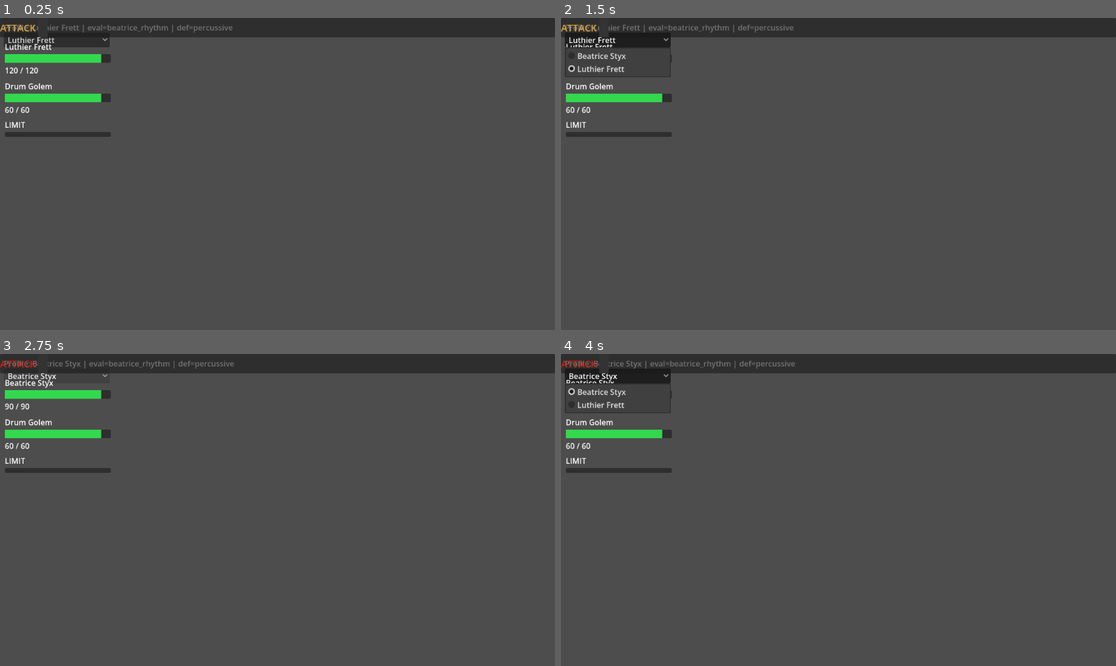
Above: before the commit, frames 1-4 (two rows, left to right).
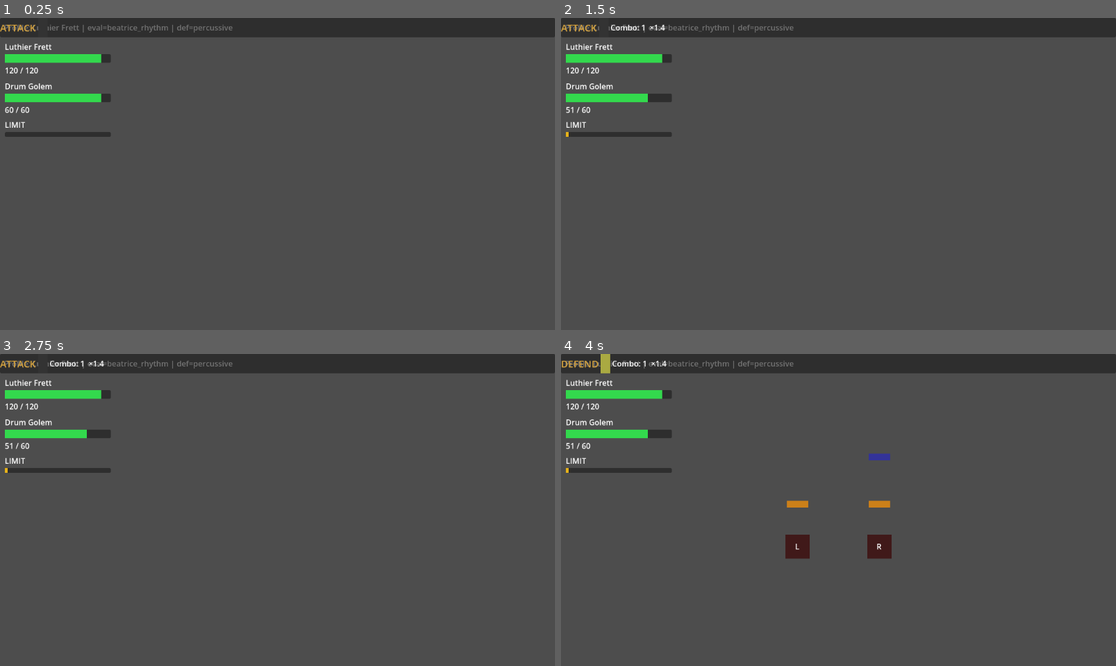
Above: after the commit, the same moments.

Repository: Parz1val1/rhythm-game-prototype
Game: Godot game, scene res://test_scene.tscn
Two runs of this game, one before a commit and one after it. Both use one fixed random seed, a clock stepped at 60 frames per second and the inputs below. Sound files missing from this copy of the repository are replaced by a short silence.
Inputs (mouse positions are in pixels of both pictures, inside the frame that each line leads up to):
- Up to frame 1 (0.25 s): no input
- Up to frame 2 (1.5 s): click (616, 39) at 0.5 s, where only the run before the commit has a clickable "Luthier Frett"; tap Enter at 1.25 s; hold J (drum_right) from 1.28 s (still down); hold Space (limit_break) from 1.28 s (still down)
- Up to frame 3 (2.75 s): release J (drum_right) at 2.03 s; release Space (limit_break) at 2.03 s; hold Down (rhythm_down) from 2.03 s (still down); tap Space (limit_break) at 2.1 s
- Up to frame 4 (4 s): release Down (rhythm_down) at 2.75 s; click (616, 375) at 2.75 s, where only the run before the commit has a clickable "Beatrice Styx"; tap Enter at 3.5 s; hold J (drum_right) from 3.53 s (still down); hold Space (limit_break) from 3.53 s (still down)

The runs differ from the first frame. In frame 1, 0.5% of the frame differs, in the area x 0-20%, y 6-10%; in frame 2, 1.5%; in frame 3, 0.8%; in frame 4, 2.9%, in the area x 0-60%, y 0-66%.
Error after the commit: Parse Error: Cannot infer the type of "hero_path" variable because the value doesn't have a set type. (res://combat/replay_ui.gd:135)

Commit message:
fix: move character selector into ReplayUI overlay, hidden during gameplay
Previously the character OptionButton was a plain Node2D child of test_scene,
visible at all times during a fight. Now it lives inside the ReplayUI panel
(inserted into the VBox above the encounter dropdown: Outcome > Character >
Encounter > Play Again), appearing only when show_outcome() is called.

ReplayUI now owns both dropdowns and scans res://characters/ for CharacterData
resources in _populate_characters(), mirroring _populate_encounters().
replay_requested signal extended to carry hero_path: String alongside the
EncounterDefinition. set_active_character(path) pre-selects on scene load.

test_scene.gd: removed _char_select / _char_paths / _setup_character_selector /
_on_character_selected; _on_replay_requested now receives hero_path directly
from the signal and stores it in pending_hero_path for the reload.

Co-Authored-By: Claude Sonnet 4.6 <noreply@anthropic.com>

Diff:
--- a/combat/replay_ui.gd
+++ b/combat/replay_ui.gd
@@ -1,24 +1,32 @@
 # combat/replay_ui.gd
 # Post-combat overlay. Shows win/loss outcome, lets the player pick any
-# encounter from the encounters/ directory, and replays on button press.
+# character + encounter combination, and replays on button press.
+# The overlay is hidden during gameplay and only shown via show_outcome().
 extends CanvasLayer
 
 const EncounterDefinition = preload("res://encounters/encounter_definition.gd")
+const CharacterData       = preload("res://characters/character_data.gd")
 
 ## Emitted when the player presses Play Again.
-## Carry the selected EncounterDefinition back to test_scene.
-signal replay_requested(encounter_definition: EncounterDefinition)
+## hero_path: res:// path to the selected CharacterData .tres file.
+signal replay_requested(encounter_definition: EncounterDefinition, hero_path: String)
 
 @onready var _outcome_label:    Label        = $Root/Panel/VBox/OutcomeLabel
 @onready var _encounter_select: OptionButton = $Root/Panel/VBox/EncounterSelect
 @onready var _play_button:      Button       = $Root/Panel/VBox/PlayButton
 
-## Parallel array — index matches OptionButton item index.
-var _encounters: Array = []
+## Parallel arrays — indices match OptionButton item indices.
+var _encounters:      Array = []
+var _character_paths: Array = []
+
+# Dynamically created — inserted into VBox above the encounter dropdown.
+var _character_select: OptionButton = null
 
 func _ready() -> void:
 	_play_button.pressed.connect(_on_play_pressed)
-	_populate_dropdown()
+	_inject_character_dropdown()
+	_populate_characters()
+	_populate_encounters()
 
 # ---------------------------------------------------------------------------
 # Public API
@@ -31,8 +39,7 @@
 	_outcome_label.modulate = Color(0.45, 1.0, 0.55) if won else Color(1.0, 0.35, 0.35)
 	visible = true
 
-## Pre-select the dropdown item matching the currently active encounter.
-## Call from test_scene after setup so the dropdown starts on the right entry.
+## Pre-select the encounter dropdown item matching the currently active encounter.
 func set_active_encounter(enc: EncounterDefinition) -> void:
 	if enc == null:
 		return
@@ -41,11 +48,59 @@
 			_encounter_select.select(i)
 			return
 
+## Pre-select the character dropdown item matching the currently active hero path.
+func set_active_character(hero_path: String) -> void:
+	if hero_path == "":
+		return
+	for i in _character_paths.size():
+		if _character_paths[i] == hero_path:
+			_character_select.select(i)
+			return
+
 # ---------------------------------------------------------------------------
 # Internal
 # ---------------------------------------------------------------------------
 
-func _populate_dropdown() -> void:
+## Create the character OptionButton and insert it into the VBox above the
+## encounter dropdown so the panel reads: Outcome → Character → Encounter → Play.
+func _inject_character_dropdown() -> void:
+	var vbox := _encounter_select.get_parent()
+	_character_select = OptionButton.new()
+	# Insert before EncounterSelect (index 1 in the VBox, after OutcomeLabel).
+	vbox.add_child(_character_select)
+	vbox.move_child(_character_select, _encounter_select.get_index())
+
+func _populate_characters() -> void:
+	_character_select.clear()
+	_character_paths.clear()
+
+	var dir := DirAccess.open("res://characters/")
+	if dir == null:
+		push_warning("ReplayUI: could not open res://characters/")
+		return
+
+	var entries: Array = []
+	dir.list_dir_begin()
+	var fname := dir.get_next()
+	while fname != "":
+		if not dir.current_is_dir() and fname.ends_with(".tres"):
+			var path := "res://characters/" + fname
+			var res := load(path)
+			if res != null and res.get_script() != null \
+					and res.get("character_name") != null:
+				entries.append({"path": path, "name": res.character_name})
+		fname = dir.get_next()
+	dir.list_dir_end()
+
+	entries.sort_custom(func(a, b): return a["name"] < b["name"])
+	for entry in entries:
+		_character_select.add_item(entry["name"])
+		_character_paths.append(entry["path"])
+
+	if _character_select.item_count > 0:
+		_character_select.select(0)
+
+func _populate_encounters() -> void:
 	_encounter_select.clear()
 	_encounters.clear()
 
@@ -64,20 +119,20 @@
 		fname = dir.get_next()
 	dir.list_dir_end()
 
-	# Alphabetical by encounter_id for a stable, predictable order.
 	_encounters.sort_custom(func(a, b): return a.encounter_id < b.encounter_id)
-
 	for def in _encounters:
 		_encounter_select.add_item(def.encounter_id)
 
-	# Default to the first item so selected is never -1 when items exist.
 	if _encounter_select.item_count > 0:
 		_encounter_select.select(0)
 
 func _on_play_pressed() -> void:
-	var idx := _encounter_select.selected
-	if idx < 0 or idx >= _encounters.size():
+	var enc_idx  := _encounter_select.selected
+	var char_idx := _character_select.selected
+	if enc_idx < 0 or enc_idx >= _encounters.size():
 		push_warning("ReplayUI: no encounter selected")
 		return
+	var hero_path := _character_paths[char_idx] if char_idx >= 0 \
+		and char_idx < _character_paths.size() else ""
 	visible = false
-	replay_requested.emit(_encounters[idx] as EncounterDefinition)
+	replay_requested.emit(_encounters[enc_idx] as EncounterDefinition, hero_path)
--- a/test_scene.gd
+++ b/test_scene.gd
@@ -35,7 +35,7 @@
 @export var log_audio_events:   bool = false
 @export_group("")
 
-## Survives reload_current_scene() — set by dropdown or carried from previous session.
+## Survives reload_current_scene() — set by replay_ui before the reload.
 static var pending_encounter: EncounterDefinition = null
 static var pending_hero_path: String = ""
 
@@ -45,15 +45,13 @@
 @onready var _audio_feedback: Node              = $AudioFeedback
 @onready var _replay_ui:      Node              = $ReplayUI
 
-var _hero:              CharacterData
-var _hero_path:         String = ""
-var _combat:            Node
-var _drum_feedback:     Node = null
-var _drum_lane:         Node = null
-var _drum_pattern:      Node = null
-var _profile_label:     Label = null
-var _char_select:       OptionButton = null
-var _char_paths:        Array = []   # parallel to _char_select items
+var _hero:          CharacterData
+var _hero_path:     String = ""
+var _combat:        Node
+var _drum_feedback: Node = null
+var _drum_lane:     Node = null
+var _drum_pattern:  Node = null
+var _profile_label: Label = null
 
 func _ready() -> void:
 	DebugLog.enabled       = log_enabled
@@ -66,7 +64,7 @@
 		encounter = pending_encounter
 		pending_encounter = null
 
-	# Resolve hero path: dropdown selection → Inspector default (Luthier).
+	# Resolve hero path: replay selection → Inspector default (Luthier).
 	_hero_path = pending_hero_path if pending_hero_path != "" \
 		else "res://characters/luthier_frett.tres"
 	pending_hero_path = ""
@@ -112,7 +110,7 @@
 
 	var is_percussive := profile != null and profile.defense_pattern_type == &"percussive"
 
-	# Drum feedback audio — Beatrice-specific path.
+	# Drum feedback audio — percussive path only.
 	if is_percussive:
 		_drum_feedback = DrumFeedbackScript.new()
 		add_child(_drum_feedback)
@@ -136,9 +134,8 @@
 		_drum_pattern.setup(_combat, _combat.player_phase_length)
 
 	_replay_ui.set_active_encounter(encounter)
+	_replay_ui.set_active_character(_hero_path)
 	_replay_ui.replay_requested.connect(_on_replay_requested)
-
-	_setup_character_selector()
 
 func _unhandled_input(event: InputEvent) -> void:
 	if _combat == null:
@@ -156,13 +153,9 @@
 	_audio.stop()
 	_replay_ui.show_outcome(false)
 
-func _on_replay_requested(new_encounter: EncounterDefinition) -> void:
+func _on_replay_requested(new_encounter: EncounterDefinition, hero_path: String) -> void:
 	pending_encounter = new_encounter
-	# Capture current character selection so it survives the reload.
-	if _char_select != null:
-		var idx := _char_select.selected
-		if idx >= 0 and idx < _char_paths.size():
-			pending_hero_path = _char_paths[idx]
+	pending_hero_path = hero_path
 	get_tree().reload_current_scene()
 
 func _update_profile_label(profile: CharacterInputProfile) -> void:
@@ -176,59 +169,3 @@
 			profile.attack_evaluator,
 			profile.defense_pattern_type,
 		]
-
-# ---------------------------------------------------------------------------
-# Character selector dropdown
-# ---------------------------------------------------------------------------
-
-func _setup_character_selector() -> void:
-	_char_select = OptionButton.new()
-	_char_select.position = Vector2(8, 30)
-	_char_select.custom_minimum_size = Vector2(220, 0)
-	add_child(_char_select)
-
-	_char_paths.clear()
-	_char_select.clear()
-
-	var dir := DirAccess.open("res://characters/")
-	if dir == null:
-		push_warning("test_scene: could not open res://characters/")
-		return
-
-	var entries: Array = []
-	dir.list_dir_begin()
-	var fname := dir.get_next()
-	while fname != "":
-		if not dir.current_is_dir() and fname.ends_with(".tres"):
-			var path := "res://characters/" + fname
-			var res := load(path)
-			# Keep only CharacterData resources (has character_name field).
-			if res != null and res.get_script() != null and res.has_method("get") \
-					and res.get("character_name") != null:
-				entries.append({"path": path, "name": res.character_name})
-		fname = dir.get_next()
-	dir.list_dir_end()
-
-	# Alphabetical by character name for stable ordering.
-	entries.sort_custom(func(a, b): return a["name"] < b["name"])
-
-	for entry in entries:
-		_char_select.add_item(entry["name"])
-		_char_paths.append(entry["path"])
-
-	# Pre-select the currently active character.
-	for i in _char_paths.size():
-		if _char_paths[i] == _hero_path:
-			_char_select.select(i)
-			break
-
-	_char_select.item_selected.connect(_on_character_selected)
-
-func _on_character_selected(idx: int) -> void:
-	if idx < 0 or idx >= _char_paths.size():
-		return
-	# Store choice and reload so all systems reinitialise cleanly.
-	pending_hero_path = _char_paths[idx]
-	# Preserve the active encounter across the reload.
-	pending_encounter = encounter
-	get_tree().reload_current_scene()
